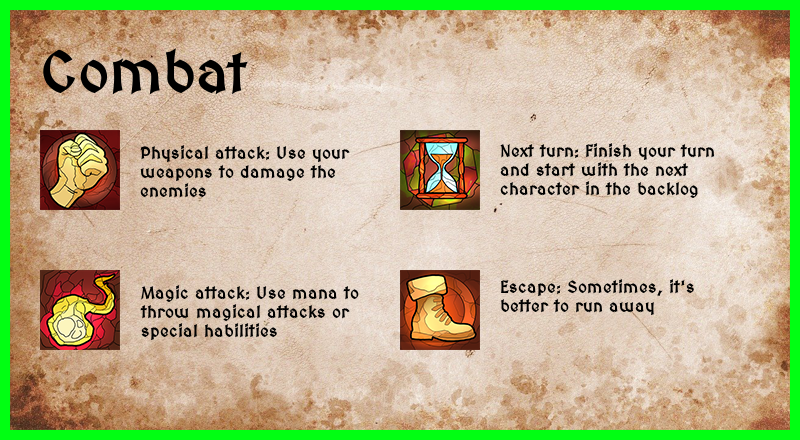
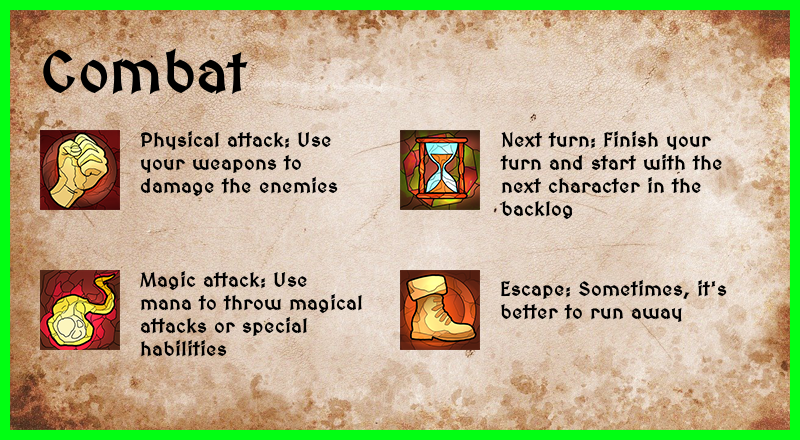
Layered file, before and after one edit (800x440). Changes by layer:
painted on "Physical attack: Use your weap..." over [140, 131, 350, 198]
painted on "Next turn: Finish your turn an..." over [500, 131, 722, 219]
painted on "Escape: Sometimes, it's better..." over [501, 279, 727, 322]
painted on "Magic attack: Use mana to thro..." over [140, 271, 362, 357]
